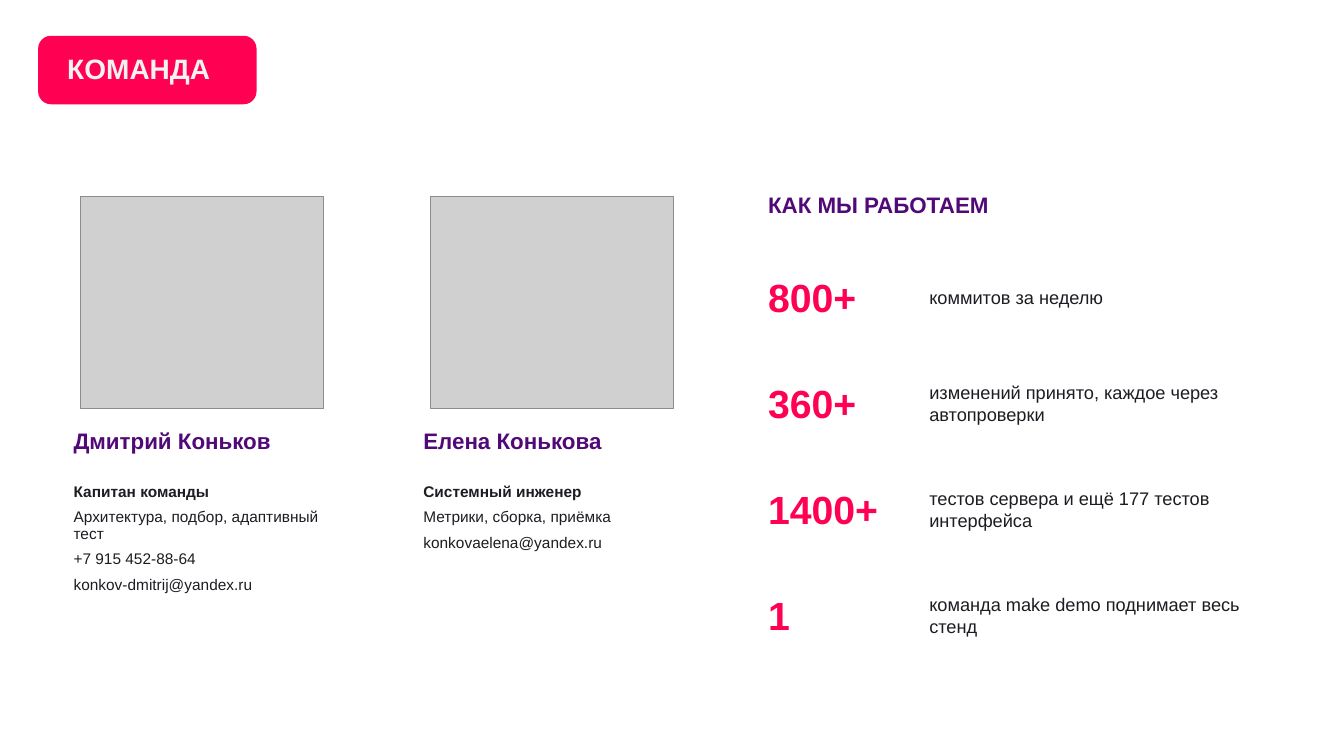
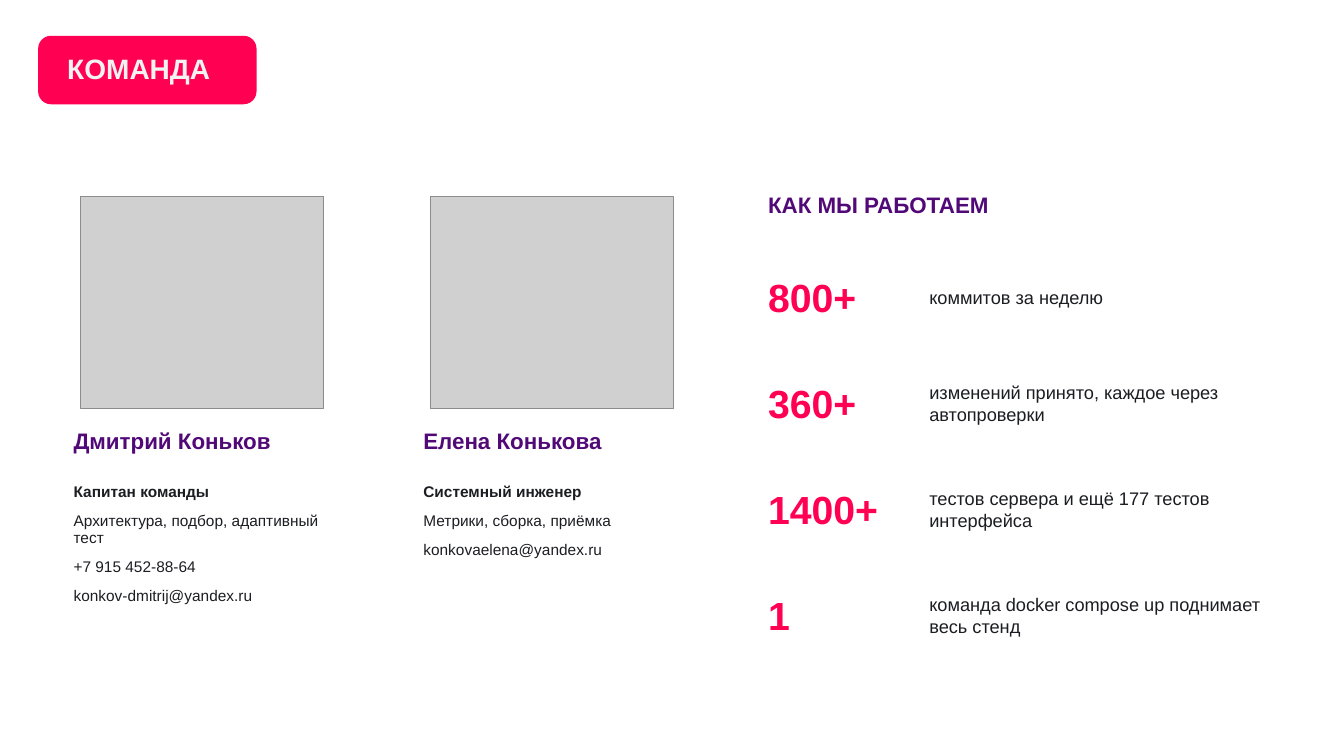
Before and after one commit to KonkovDV/fsp-talent, a slide deck: slide 3 of submission/03-presentation/FSP_Talent_presentation.pptx. Drawn at 1344x756 pixels with LibreOffice and Linux fonts; fonts in the diff are those of the drawing; grey boxes stand for pictures; background and template pictures are left out. Boxes give left, top, right and bottom in pixels: in the first picture for what was removed or moved away, otherwise in the second. Text is boxed around its words. In the diff, an @@ line names an element or a change of style, - is before the commit and + after.

```diff
--- a/submission/03-presentation/FSP_Talent_presentation.pptx
+++ b/submission/03-presentation/FSP_Talent_presentation.pptx
@@ text "Капитан команды" at <box>74,486,319,604</box>: more space between paragraphs @@
@@ text "Системный инженер" at <box>423,485,611,558</box>: more space between paragraphs @@
@@ text at <box>929,597,1260,637</box>: text changed @@
-команда make demo поднимает весь стенд
+команда docker compose up поднимает весь стенд
```
Also in this commit, not shown: 23 other slides changed, 1 other file.
